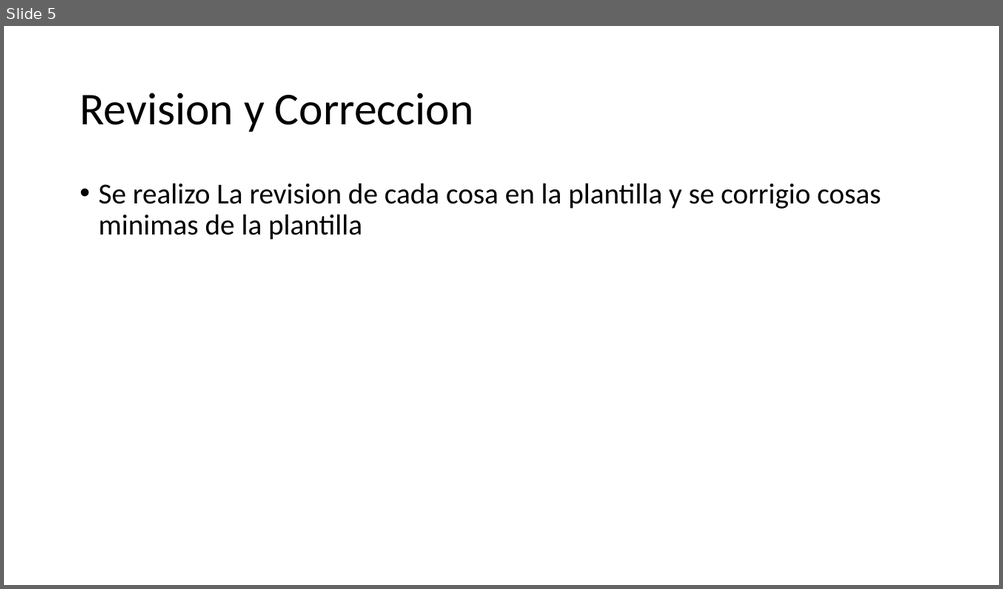
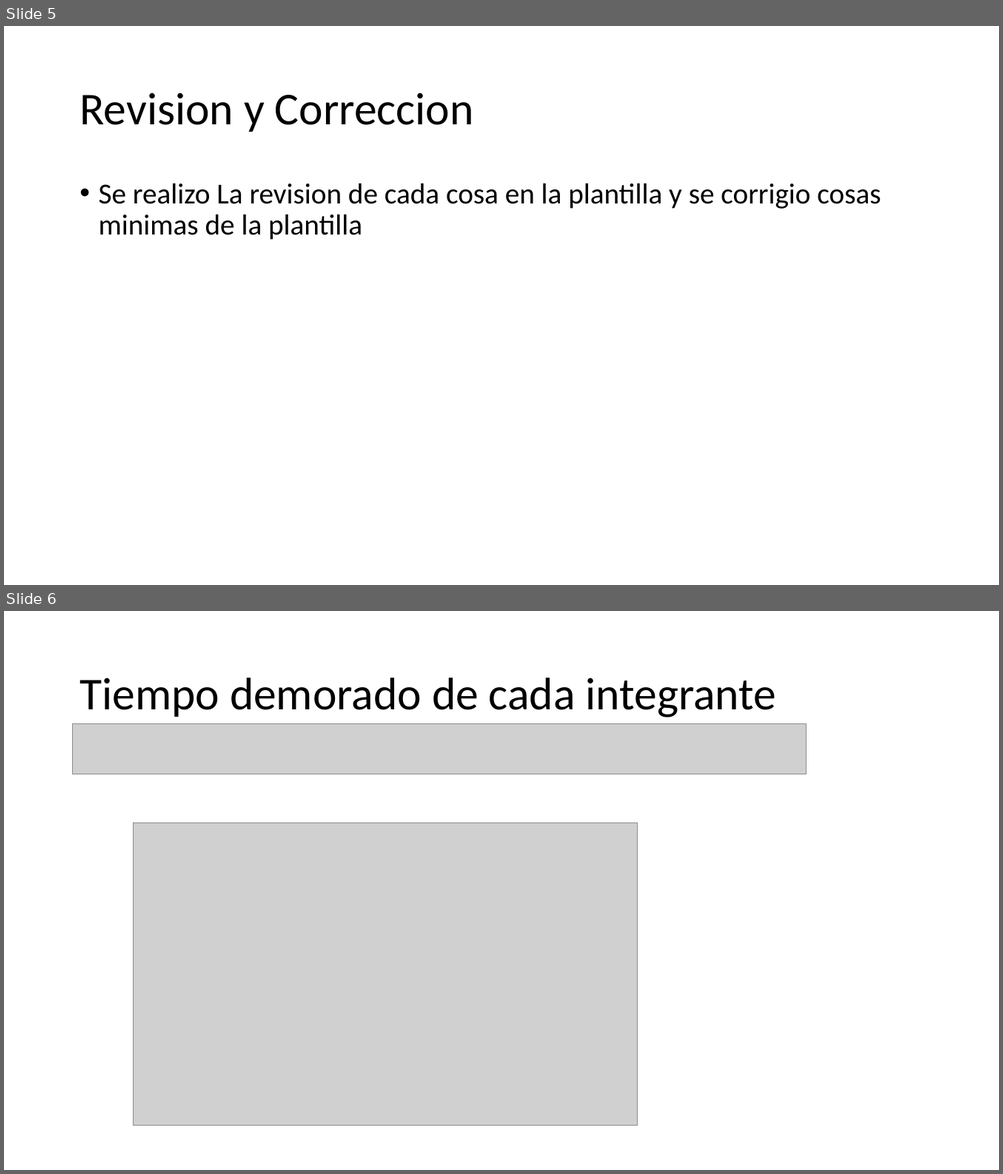
Before and after one commit to Nico2002345/PaginaIngSoftware, a slide deck: assets/docs/Documento_Final_5.pptx. Shown one above the other, each under a label of ours: slide 5 before the commit, slides 5 and 6 after it. The pictures are 1003x589 and 1003x1174 pixels, drawn with LibreOffice and Linux fonts; fonts in the diff are those of the drawing; grey boxes stand for pictures. Boxes give left, top, right and bottom in pixels: in the first picture for what was removed or moved away, otherwise in the second. Text is boxed around its words. In the diff, an @@ line names an element or a change of style, - is before the commit and + after.

```diff
--- a/assets/docs/Documento_Final_5.pptx
+++ b/assets/docs/Documento_Final_5.pptx
@@ slide 6 added at [4, 611, 999, 1170], background #FFFFFF @@
@@ title added at [79, 678, 777, 718], 44 pt, text #000000 @@
+Tiempo demorado de cada integrante
@@ picture added at [73, 723, 806, 774] @@
@@ picture added at [133, 823, 637, 1126] @@
```
Also in this commit, not shown: 1 other slide added, 4 other files.
